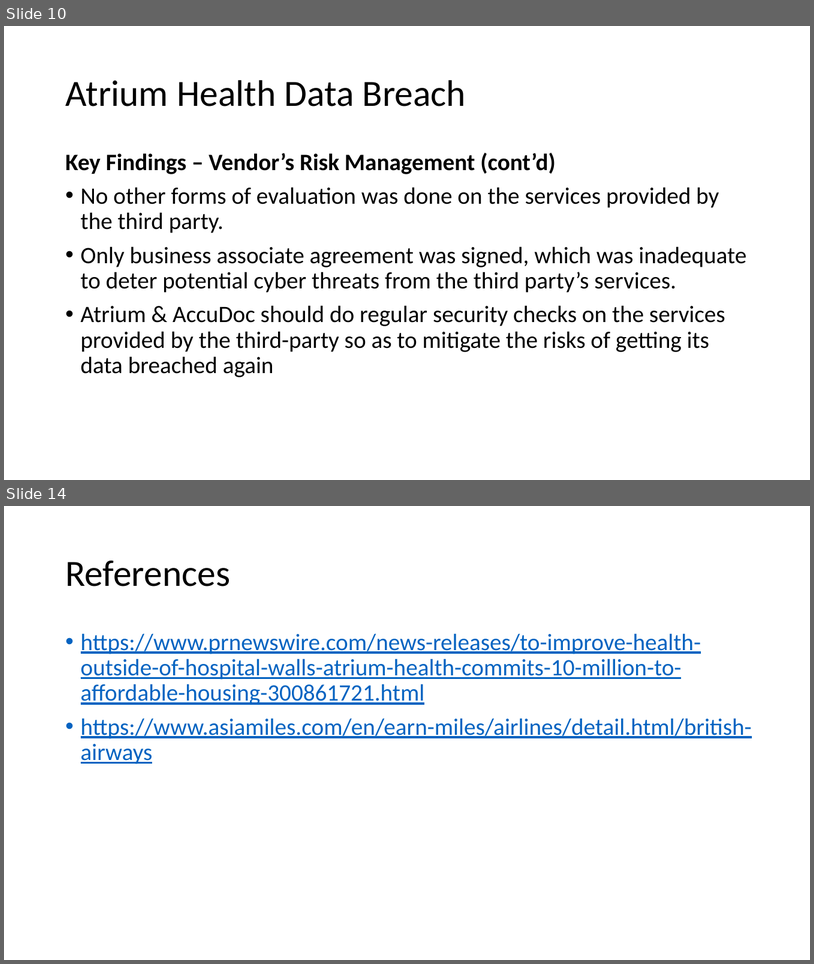
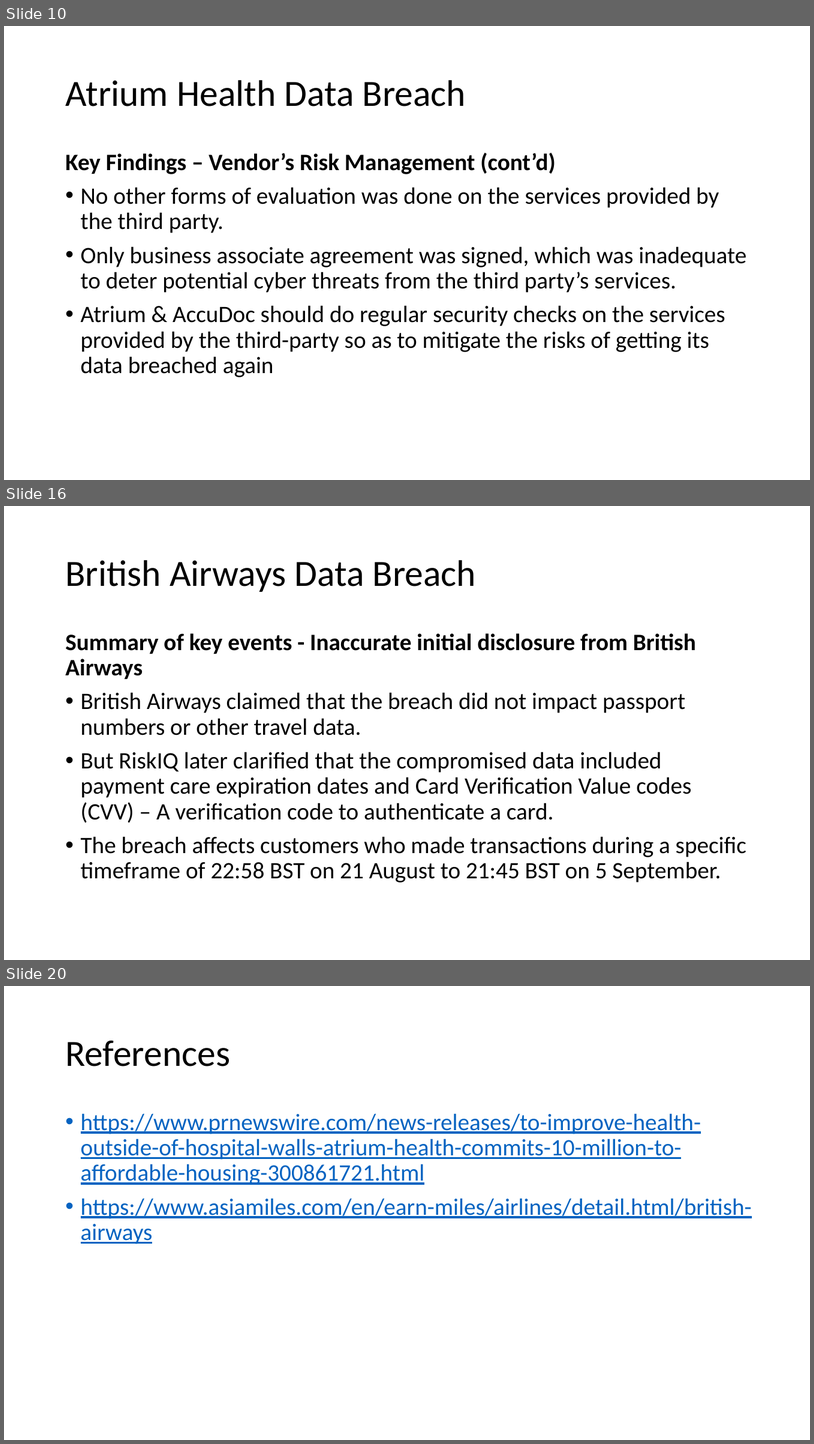
Before and after one commit to nicholasneo78/regression-analysis, a slide deck: CE4062-project.pptx. Shown one above the other, each under a label of ours: slides 10 and 14 before the commit, slides 10, 16 and 20 after it; the slides between them are not shown. The pictures are 814x964 and 814x1444 pixels, drawn with LibreOffice and Linux fonts; fonts in the diff are those of the drawing. Boxes give left, top, right and bottom in pixels: in the first picture for what was removed or moved away, otherwise in the second. Text is boxed around its words. In the diff, an @@ line names an element or a change of style, - is before the commit and + after.

```diff
--- a/CE4062-project.pptx
+++ b/CE4062-project.pptx
@@ slide 16 added at <box>4,506,810,960</box>, background #FFFFFF @@
@@ title added at <box>65,560,477,592</box>, 44 pt, text #000000 @@
+British Airways Data Breach
@@ text added at <box>65,633,747,882</box>, 28 pt, text #000000 @@
+Summary of key events - Inaccurate initial disclosure from British Airways
+• British Airways claimed that the breach did not impact passport numbers or other travel data.
+• But RiskIQ later clarified that the compromised data included payment care expiration dates and Card Verification Value codes (CVV) – A verification code to authenticate a card.
+• The breach affects customers who made transactions during a specific timeframe of 22:58 BST on 21 August to 21:45 BST on 5 September.
@@ what was slide 14 is now slide 20 @@
```
Also in this commit, not shown: 2 slides changed, 6 other slides added, 1 slide removed.
